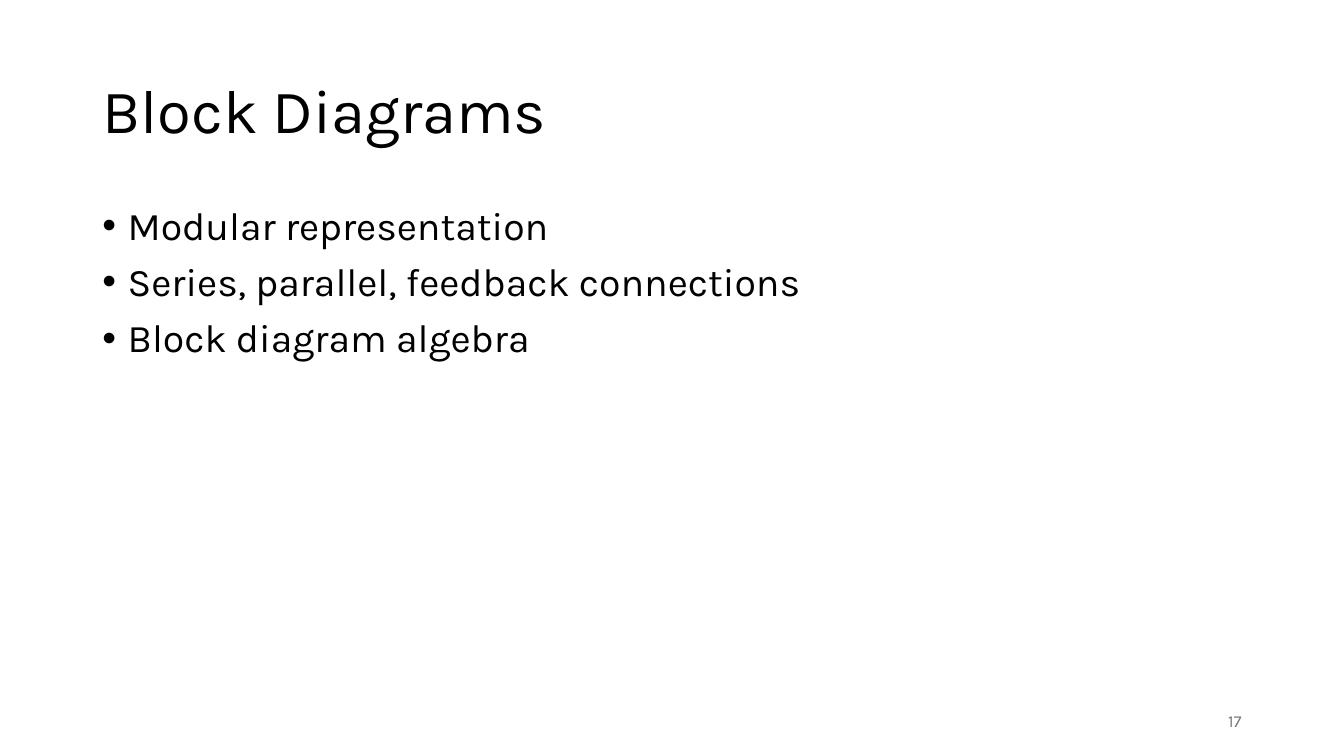
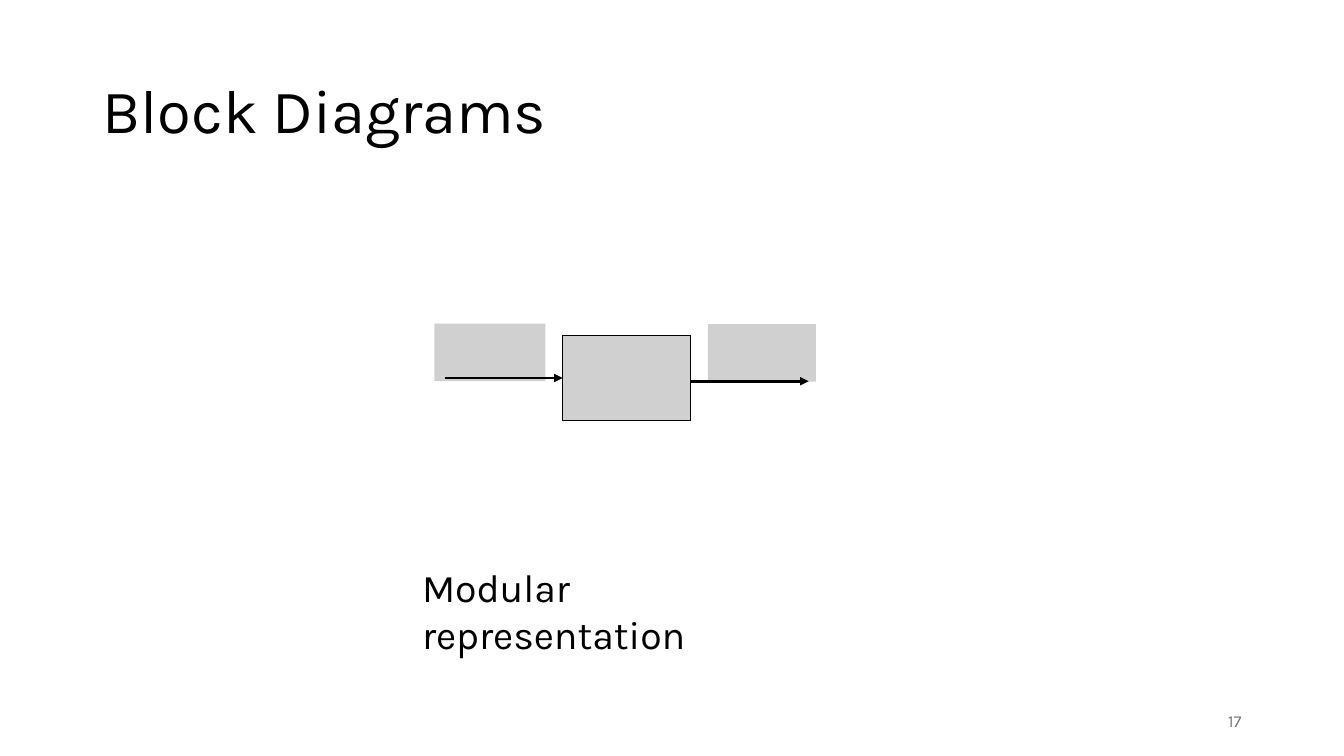
Before and after one commit to FelixWick/control_engineering, a slide deck: slide 17 of slides/3_Laplace.pptx. Drawn at 1344x756 pixels with LibreOffice and Linux fonts; fonts in the diff are those of the drawing; grey boxes stand for pictures. Boxes give left, top, right and bottom in pixels: in the first picture for what was removed or moved away, otherwise in the second. Text is boxed around its words. In the diff, an @@ line names an element or a change of style, - is before the commit and + after.

Commit message:
block diagrams

```diff
--- a/slides/3_Laplace.pptx
+++ b/slides/3_Laplace.pptx
@@ text removed at (128,213,800,362) @@
-• Modular representation
-• Series, parallel, feedback connections
-• Block diagram algebra
@@ picture added at (435,324,545,381) @@
@@ picture added at (708,324,816,381) @@
@@ picture added at (563,335,691,420) @@
@@ arrow added from (445, 378) to (563, 378), #000000 2 pt @@
@@ arrow added from (691, 381) to (809, 381), #000000 2 pt @@
@@ text added at (422,575,685,659), 28 pt, text #000000 @@
+Modular representation
```
Also in this commit, not shown: 4 slides added.
